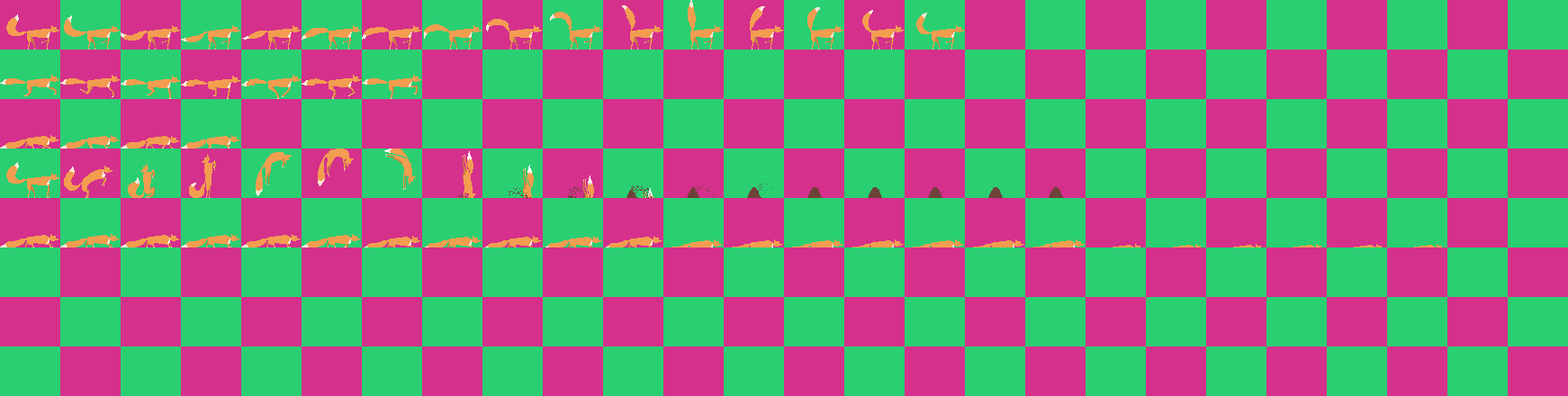
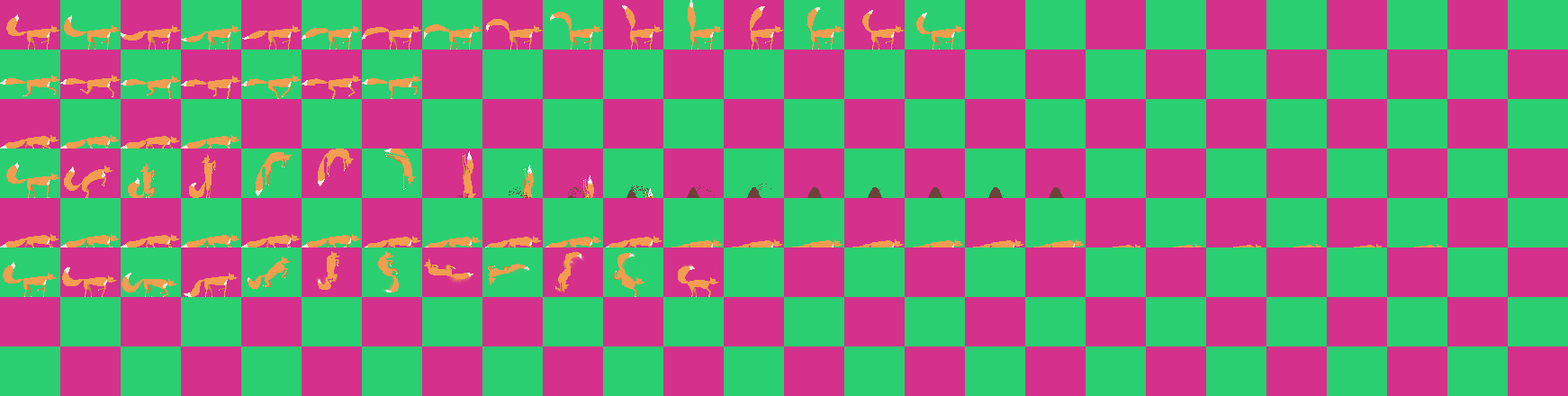
Two versions of the same layered image (1568px x 396px). Layer-by-layer changes:
added group "Tail Whip" with 12 layers above "BG" over [left=2, top=251, right=721, bottom=298]
added layer "12" (4th of 4, in "Tail Whip") in group "Tail Whip" over [left=677, top=261, right=721, bottom=298]
added layer "11" (4th of 4, in "Tail Whip") in group "Tail Whip" over [left=613, top=252, right=654, bottom=298]
added layer "10" (4th of 4, in "Tail Whip") in group "Tail Whip" over [left=555, top=252, right=586, bottom=293]
added layer "9" (4th of 4, in "Tail Whip") in group "Tail Whip" over [left=487, top=263, right=532, bottom=287]
added layer "8" (4th of 4, in "Tail Whip") in group "Tail Whip" over [left=423, top=258, right=474, bottom=285]
added layer "7" (5th of 5, in "Tail Whip") in group "Tail Whip" over [left=378, top=251, right=399, bottom=293]
added layer "6" (5th of 5, in "Tail Whip") in group "Tail Whip" over [left=315, top=251, right=341, bottom=290]
added layer "5" (5th of 5, in "Tail Whip") in group "Tail Whip" over [left=247, top=256, right=291, bottom=289]
added layer "4" (6th of 6, in "Tail Whip") in group "Tail Whip" over [left=183, top=272, right=238, bottom=298]
added layer "3" (6th of 6, in "Tail Whip") in group "Tail Whip" over [left=120, top=268, right=178, bottom=298]
added layer "2" (6th of 6, in "Tail Whip") in group "Tail Whip" over [left=62, top=267, right=118, bottom=298]
added layer "1" (6th of 6, in "Tail Whip") in group "Tail Whip" over [left=2, top=261, right=57, bottom=298]
